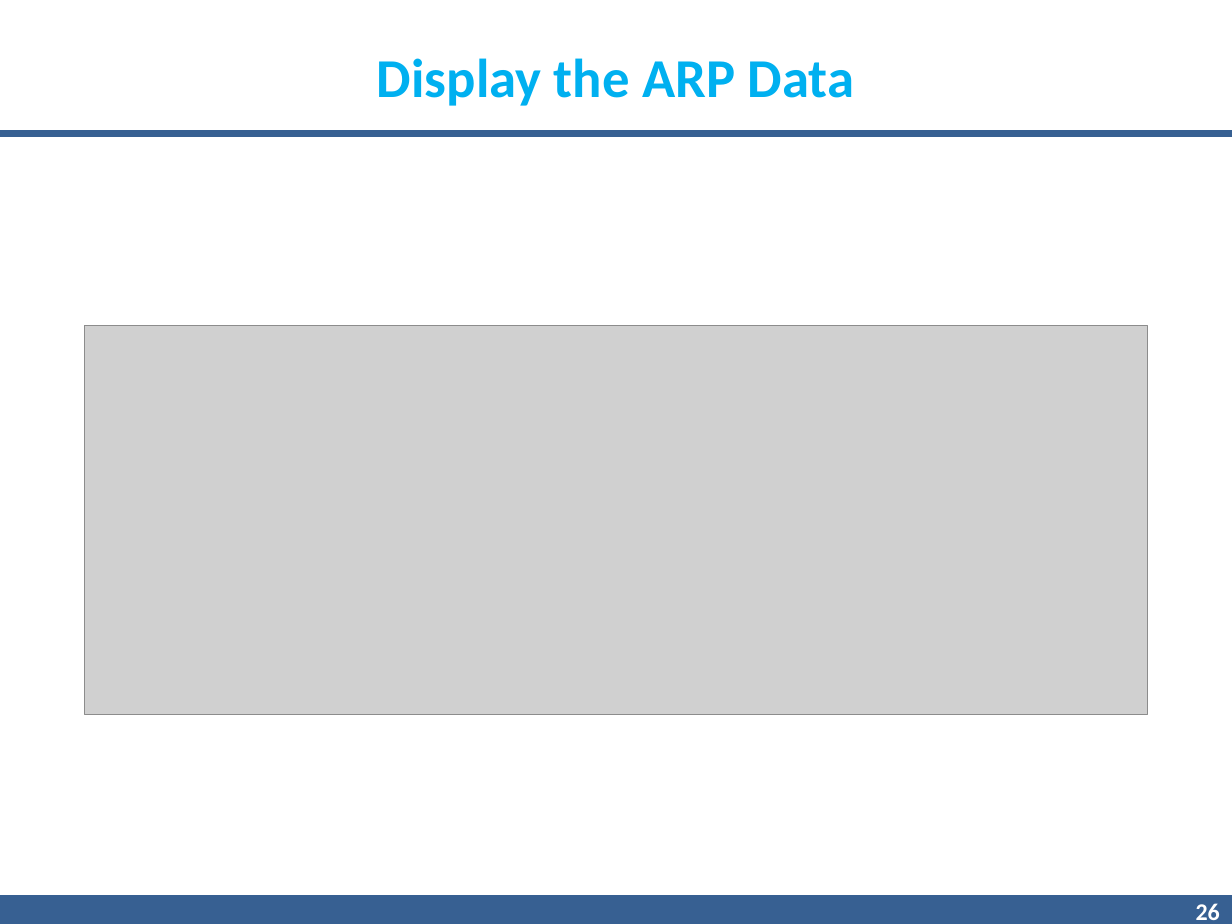
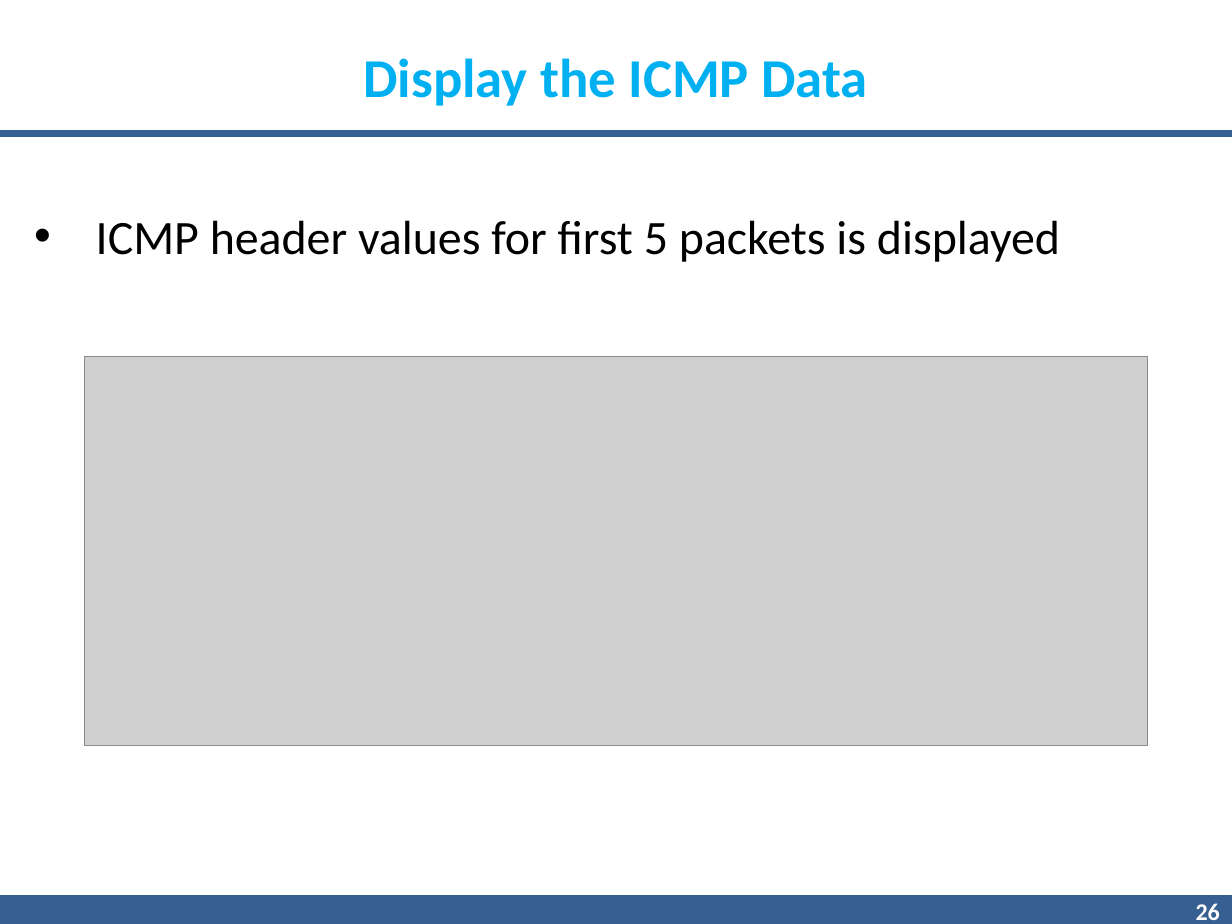
Before and after one commit to gnnain/Pcap_Reader, a slide deck: slide 26 of 7.pptx. Drawn at 1232x924 pixels with LibreOffice and Linux fonts; fonts in the diff are those of the drawing; grey boxes stand for pictures; background and template pictures are left out. Boxes give left, top, right and bottom in pixels: in the first picture for what was removed or moved away, otherwise in the second. Text is boxed around its words. In the diff, an @@ line names an element or a change of style, - is before the commit and + after.

```diff
--- a/7.pptx
+++ b/7.pptx
@@ text at <box>363,58,868,106</box>: text changed @@
-Display the ARP Data
+Display the ICMP Data
@@ text added at <box>96,220,1060,262</box>, 28 pt, text #000000 @@
+• ICMP header values for first 5 packets is displayed
@@ picture: place and size @@
-picture at <box>85,325,1147,715</box>
+picture at <box>85,357,1147,747</box>
```
Also in this commit, not shown: 14 other slides changed, 6 slides added, 4 slides removed.
